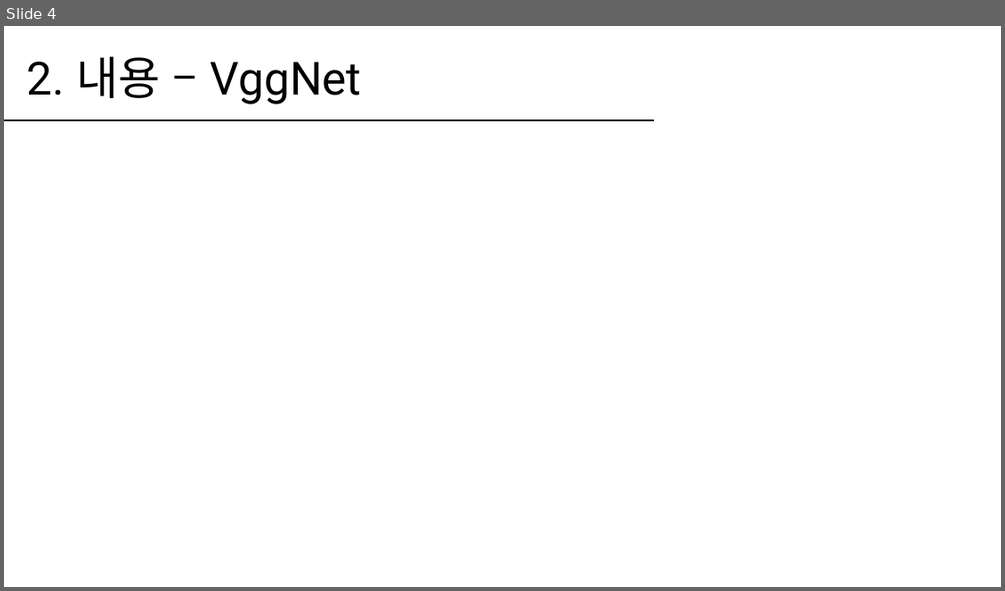
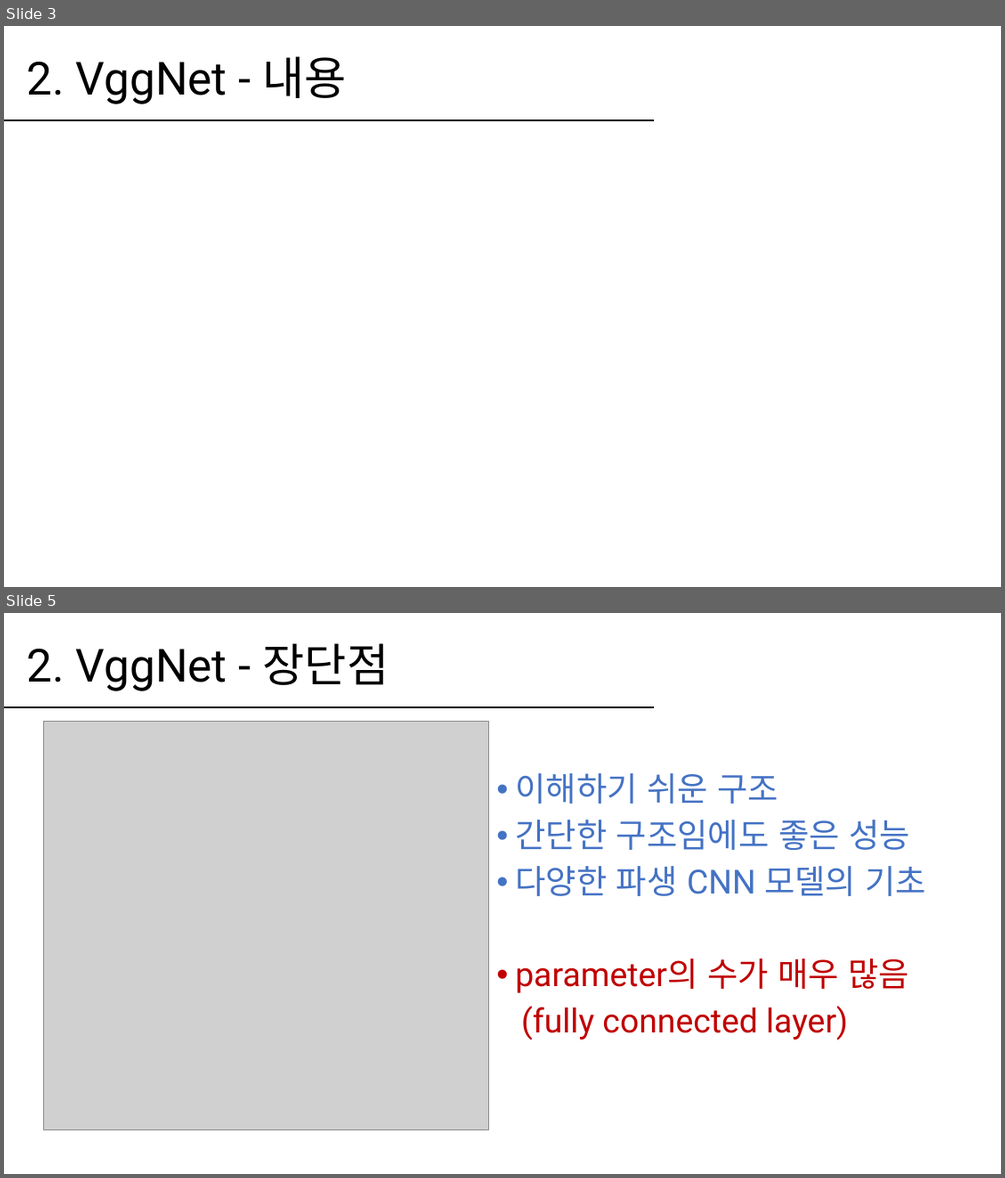
Before and after one commit to hanabzu/Computer-Vision-Project, a slide deck: report/발표_20154532.pptx. Shown one above the other, each under a label of ours: slide 4 before the commit, slides 3 and 5 after it; the slides between them are not shown. The pictures are 1005x591 and 1005x1178 pixels, drawn with LibreOffice and Linux fonts; fonts in the diff are those of the drawing; grey boxes stand for pictures. Boxes give left, top, right and bottom in pixels: in the first picture for what was removed or moved away, otherwise in the second. Text is boxed around its words. In the diff, an @@ line names an element or a change of style, - is before the commit and + after.

```diff
--- a/report/발표_20154532.pptx
+++ b/report/발표_20154532.pptx
@@ slide 5 added at (x1=4, y1=613, x2=1001, y2=1174), background #FFFFFF @@
@@ title added at (x1=27, y1=643, x2=389, y2=691), 44 pt, text #000000 @@
+2. VggNet - 장단점
@@ line added from (4, 708) to (655, 708), #000000 1.5 pt @@
@@ picture added at (x1=44, y1=722, x2=489, y2=1130) @@
@@ text added at (x1=515, y1=773, x2=927, y2=1040), 32 pt, text #C00000 @@
+• 이해하기 쉬운 구조
+• 간단한 구조임에도 좋은 성능
+• 다양한 파생 CNN 모델의 기초
+• parameter의 수가 매우 많음
+(fully connected layer)
@@ what was slide 4 is now slide 3 @@
@@ slide 3 changed as well @@
@@ title at (x1=27, y1=56, x2=347, y2=104): text changed @@
-2. 내용 – VggNet
+2. VggNet - 내용
```
Also in this commit, not shown: 5 other slides changed, 13 other slides added, 6 slides removed, 2 other files.
